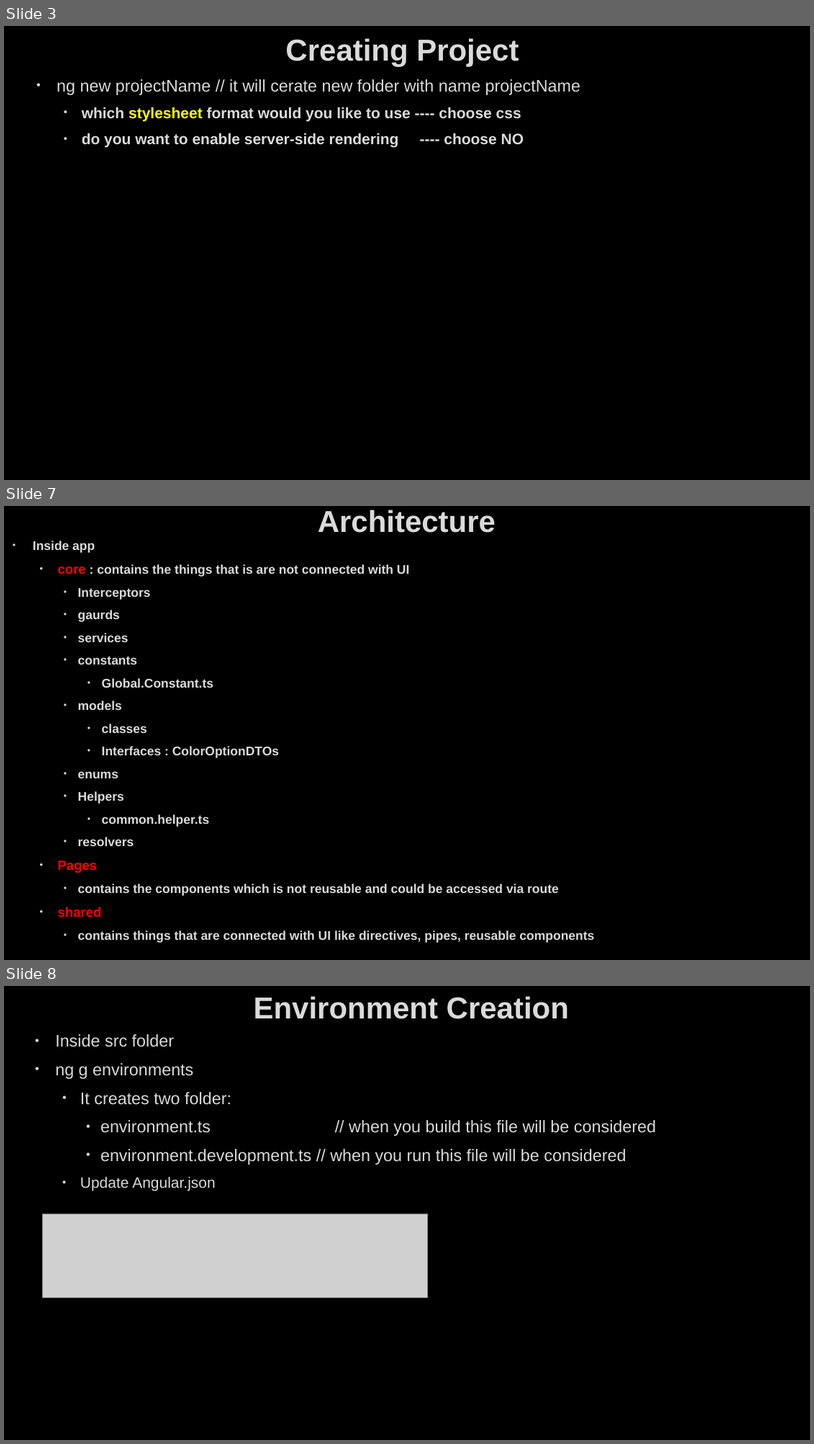
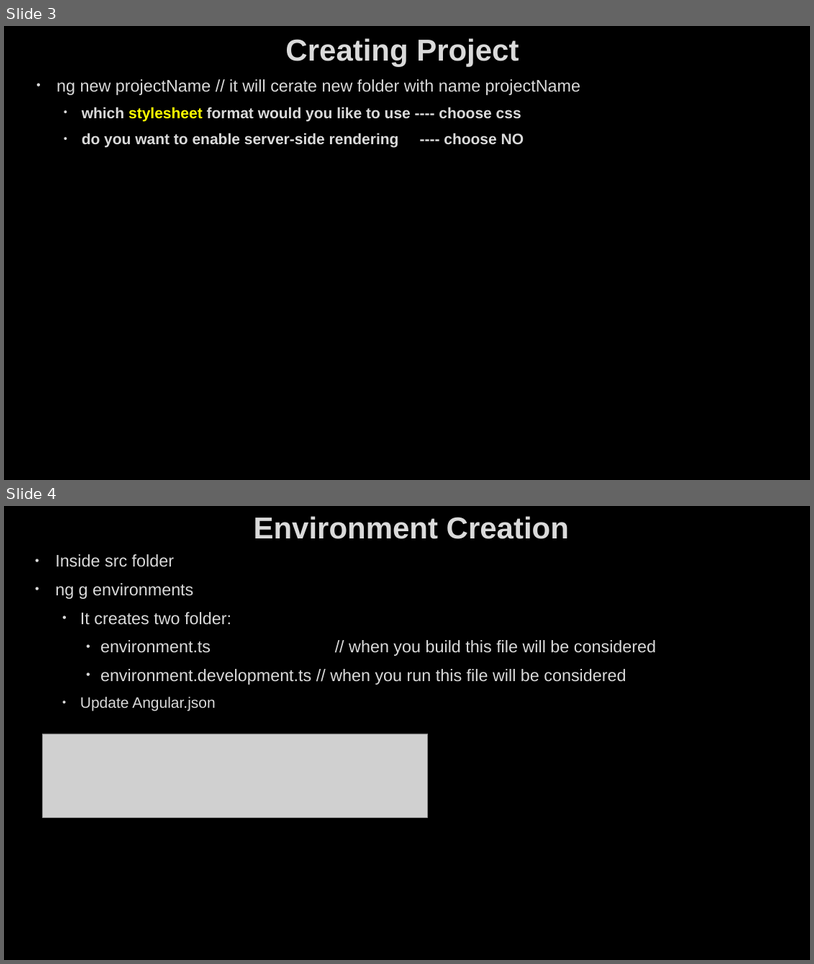
Before and after one commit to AhmedMohamedSamir1/Summary, a slide deck: Angular & type script/Angular.pptx. Shown one above the other, each under a label of ours: slides 3, 7 and 8 before the commit, slides 3 and 4 after it; the slides between them are not shown. The pictures are 814x1444 and 814x964 pixels, drawn with LibreOffice and Linux fonts; fonts in the diff are those of the drawing; grey boxes stand for pictures; background and template pictures are left out. Boxes give left, top, right and bottom in pixels: in the first picture for what was removed or moved away, otherwise in the second. Text is boxed around its words. In the diff, an @@ line names an element or a change of style, - is before the commit and + after.

```diff
--- a/Angular & type script/Angular.pptx
+++ b/Angular & type script/Angular.pptx
@@ slide 7 removed at (4, 506, 810, 960), background picture (left out) @@
@@ title removed at (318, 510, 496, 533) @@
-Architecture
@@ text removed at (33, 541, 594, 942) @@
-• Inside app
-  • core : contains the things that is are not connected with UI
-    • Interceptors
-    • gaurds
-    • services
-    • constants
-      • Global.Constant.ts
-    • models
-      • classes
-      • Interfaces : ColorOptionDTOs
-    • enums
-    • Helpers
-      • common.helper.ts
-    • resolvers
-  • Pages
-    • contains the components which is not reusable and could be accessed via route
-  • shared
-    • contains things that are connected with UI like directives, pipes, reusable components
@@ what was slide 8 is now slide 4 @@
```
Also in this commit, not shown: 9 slides changed, 21 slides added, 7 other slides removed, 11 other files.
